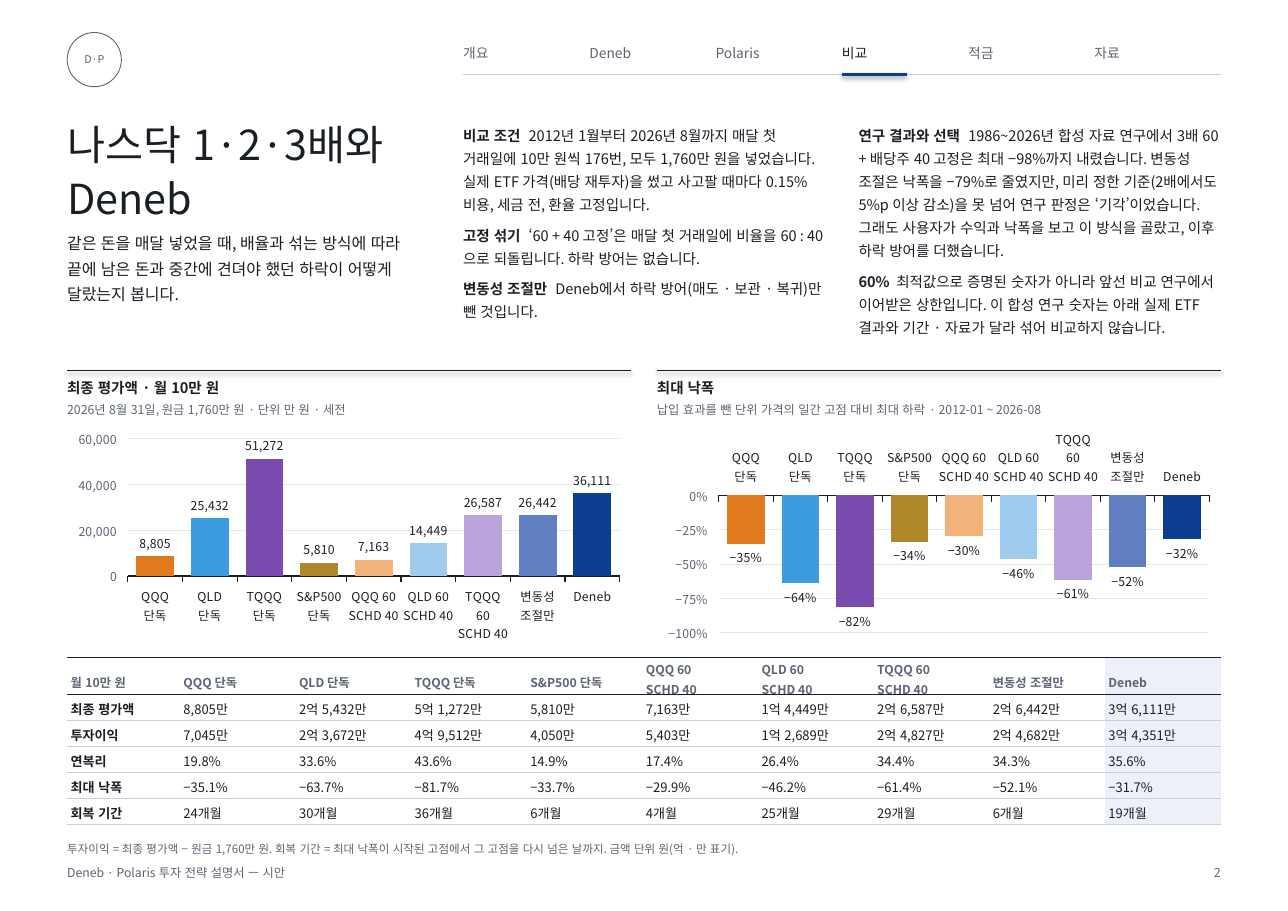
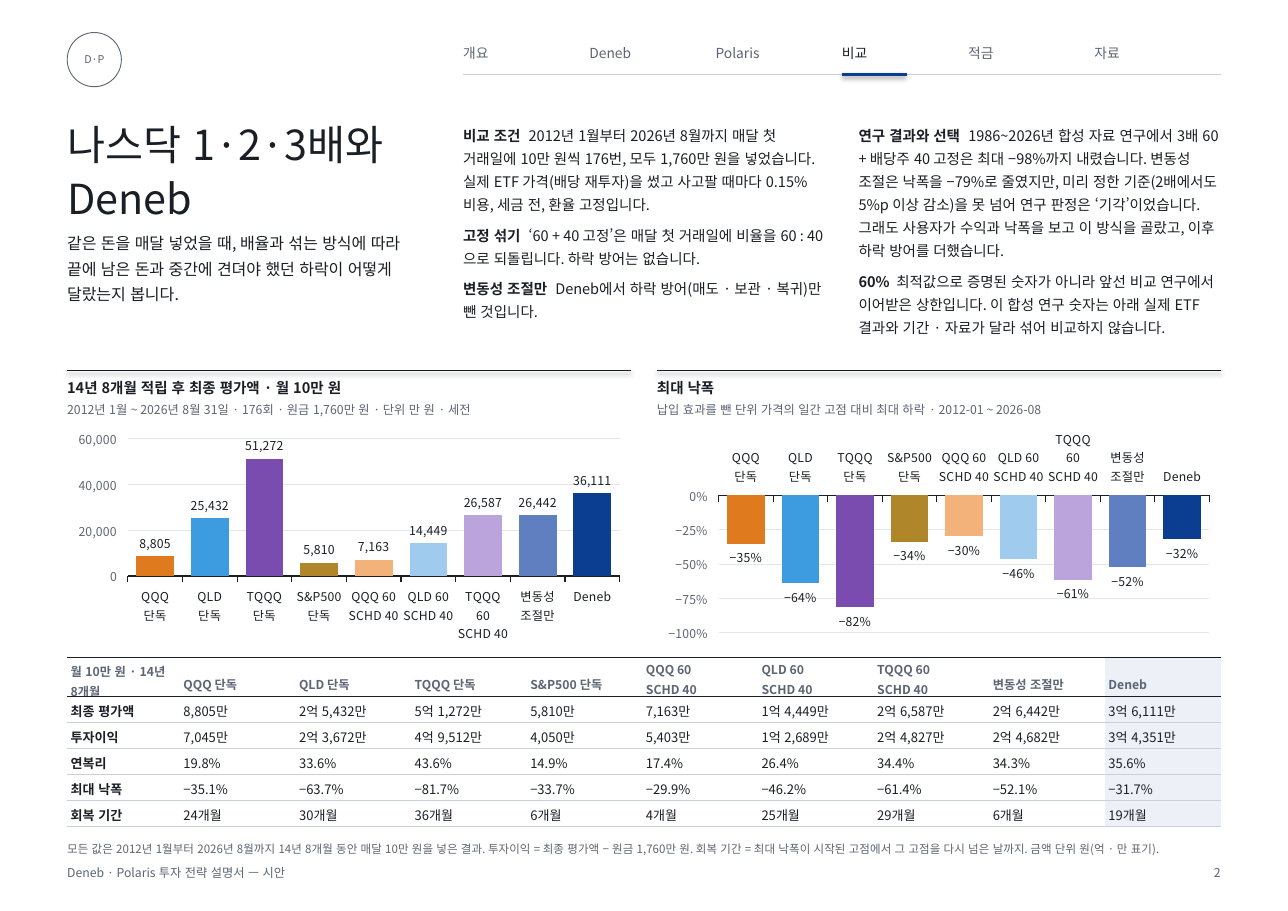
Before and after one commit to seoloo/Market_Data_Platform, a slide deck: slide 2 of reports/deneb_polaris_report_20261017/blue_manual/Deneb_Polaris_설명서_파랑_시안6쪽.pptx. Drawn at 1288x911 pixels with LibreOffice and Linux fonts; fonts in the diff are those of the drawing. Boxes give left, top, right and bottom in pixels: in the first picture for what was removed or moved away, otherwise in the second. Text is boxed around its words. In the diff, an @@ line names an element or a change of style, - is before the commit and + after.

Commit message:
docs: 파란 설명서 시안 — 최종 평가액마다 '14년 8개월(2012-01~2026-08, 176회) 적립 후' 기간 표시, 4쪽 표에 적립 기간 열

```diff
--- a/reports/deneb_polaris_report_20261017/blue_manual/Deneb_Polaris_설명서_파랑_시안6쪽.pptx
+++ b/reports/deneb_polaris_report_20261017/blue_manual/Deneb_Polaris_설명서_파랑_시안6쪽.pptx
@@ text at (67, 378, 341, 397): text changed @@
-최종 평가액 · 월 10만 원
+14년 8개월 적립 후 최종 평가액 · 월 10만 원
@@ text at (67, 404, 471, 416): text changed @@
-2026년 8월 31일, 원금 1,760만 원 · 단위 만 원 · 세전
+2012년 1월 ~ 2026년 8월 31일 · 176회 · 원금 1,760만 원 · 단위 만 원 · 세전
@@ table at (67, 657, 1221, 825) @@
-row 1, column 1: 월 10만 원
+row 1, column 1: 월 10만 원 · 14년 8개월
@@ text at (67, 843, 1159, 855): text changed @@
-투자이익 = 최종 평가액 − 원금 1,760만 원. 회복 기간 = 최대 낙폭이 시작된 고점에서 그 고점을 다시 넘은 날까지. 금액 단위 원(억 · 만 표기).
+모든 값은 2012년 1월부터 2026년 8월까지 14년 8개월 동안 매달 10만 원을 넣은 결과. 투자이익 = 최종 평가액 − 원금 1,760만 원. 회복 기간 = 최대 낙폭이 시작된 고점에서 그 고점을 다시 넘은 날까지. 금액 단위 원(억 · 만 표기).
```
Also in this commit, not shown: 4 other slides changed, 7 other files.
